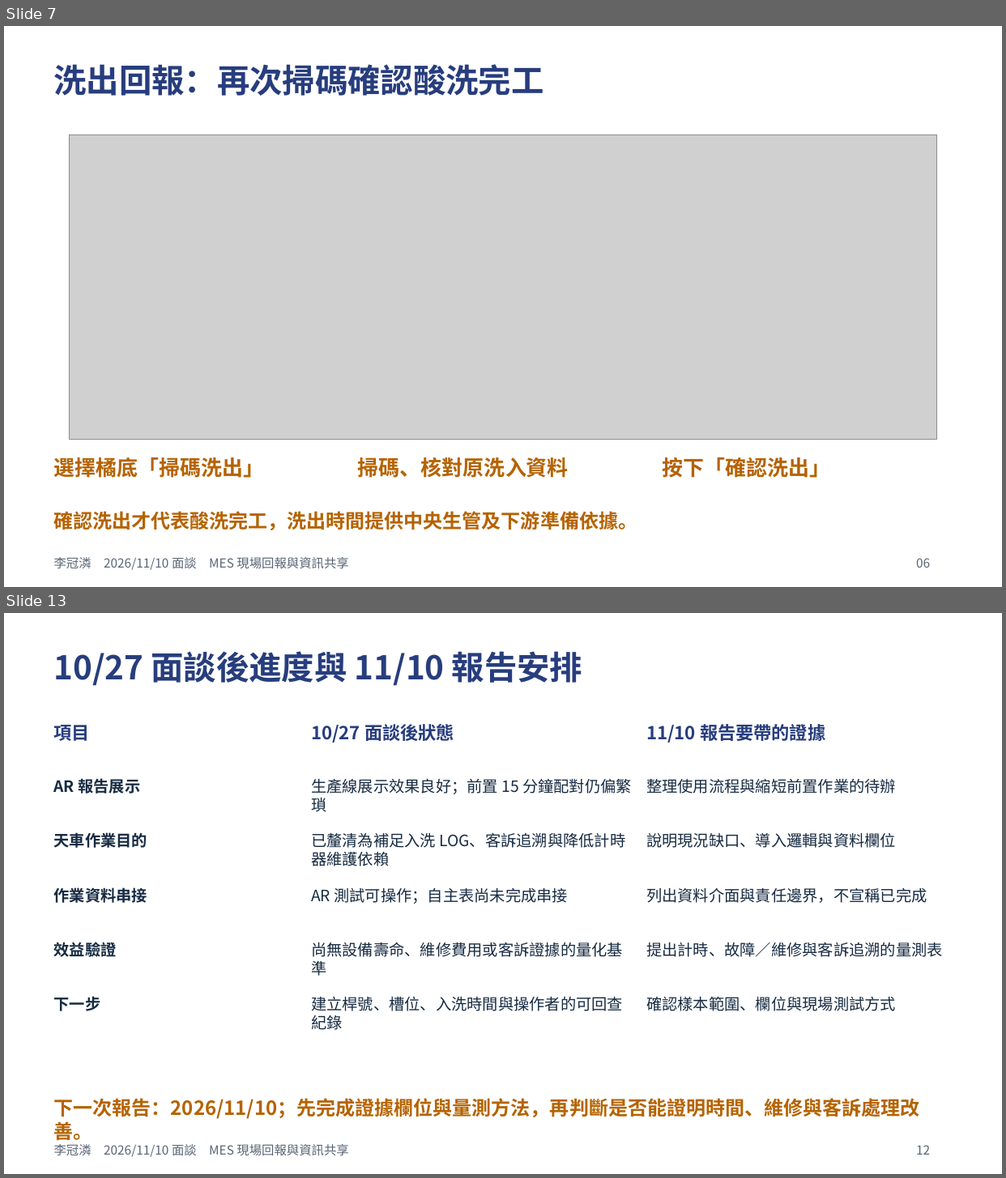
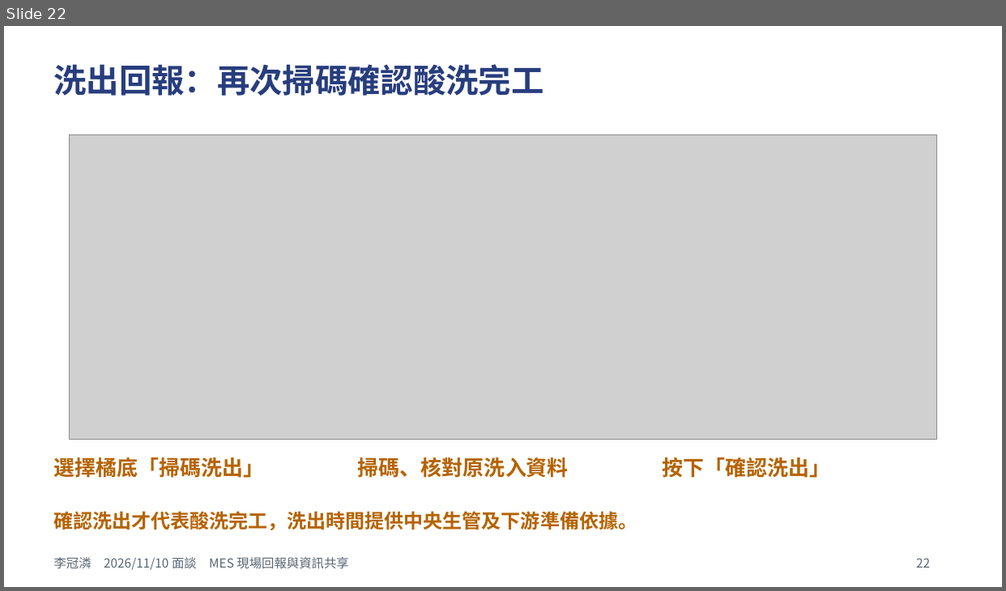
Before and after one commit to vannessiii2/report2, a slide deck: ppt/MES洗入洗出與天車AR_1110面談版.pptx. Shown one above the other, each under a label of ours: slides 7 and 13 before the commit, slide 22 after it; the slides between them are not shown. The pictures are 1006x1178 and 1006x591 pixels, drawn with LibreOffice and Linux fonts; fonts in the diff are those of the drawing; grey boxes stand for pictures. Boxes give left, top, right and bottom in pixels: in the first picture for what was removed or moved away, otherwise in the second. Text is boxed around its words. In the diff, an @@ line names an element or a change of style, - is before the commit and + after.

```diff
--- a/ppt/MES洗入洗出與天車AR_1110面談版.pptx
+++ b/ppt/MES洗入洗出與天車AR_1110面談版.pptx
@@ slide 13 removed at box(4, 613, 1002, 1174), background #FFFFFF @@
@@ text removed at box(54, 651, 582, 686) @@
-10/27 面談後進度與 11/10 報告安排
@@ text removed at box(54, 725, 90, 741) @@
-項目
@@ text removed at box(311, 724, 454, 743) @@
-10/27 面談後狀態
@@ text removed at box(646, 724, 825, 743) @@
-11/10 報告要帶的證據
@@ text removed at box(54, 778, 140, 794) @@
-AR 報告展示
@@ text removed at box(311, 778, 632, 812) @@
-生產線展示效果良好；前置 15 分鐘配對仍偏繁瑣
@@ text removed at box(646, 778, 896, 794) @@
-整理使用流程與縮短前置作業的待辦
@@ text removed at box(54, 833, 147, 848) @@
-天車作業目的
@@ text removed at box(311, 833, 626, 867) @@
-已釐清為補足入洗 LOG、客訴追溯與降低計時器維護依賴
@@ text removed at box(646, 833, 896, 848) @@
-說明現況缺口、導入邏輯與資料欄位
@@ text removed at box(54, 888, 147, 903) @@
-作業資料串接
@@ text removed at box(311, 888, 568, 904) @@
-AR 測試可操作；自主表尚未完成串接
@@ text removed at box(646, 888, 927, 903) @@
-列出資料介面與責任邊界，不宣稱已完成
@@ text removed at box(54, 942, 117, 957) @@
-效益驗證
@@ text removed at box(311, 942, 623, 976) @@
-尚無設備壽命、維修費用或客訴證據的量化基準
@@ text removed at box(646, 942, 943, 957) @@
-提出計時、故障／維修與客訴追溯的量測表
@@ text removed at box(54, 996, 101, 1012) @@
-下一步
@@ text removed at box(311, 997, 623, 1030) @@
-建立桿號、槽位、入洗時間與操作者的可回查紀錄
@@ text removed at box(646, 997, 896, 1012) @@
-確認樣本範圍、欄位與現場測試方式
@@ text removed at box(54, 1098, 920, 1140) @@
-下一次報告：2026/11/10；先完成證據欄位與量測方法，再判斷是否能證明時間、維修與客訴處理改善。
@@ text removed at box(54, 1144, 348, 1157) @@
-李冠潾 2026/11/10 面談 MES 現場回報與資訊共享
@@ text removed at box(916, 1145, 930, 1155) @@
-12
@@ what was slide 7 is now slide 22 @@
@@ slide 22 changed as well @@
@@ text at box(916, 558, 930, 568): text changed @@
-06
+22
```
Also in this commit, not shown: 5 other slides changed, 16 slides added, 8 other slides removed, 2 other files.
